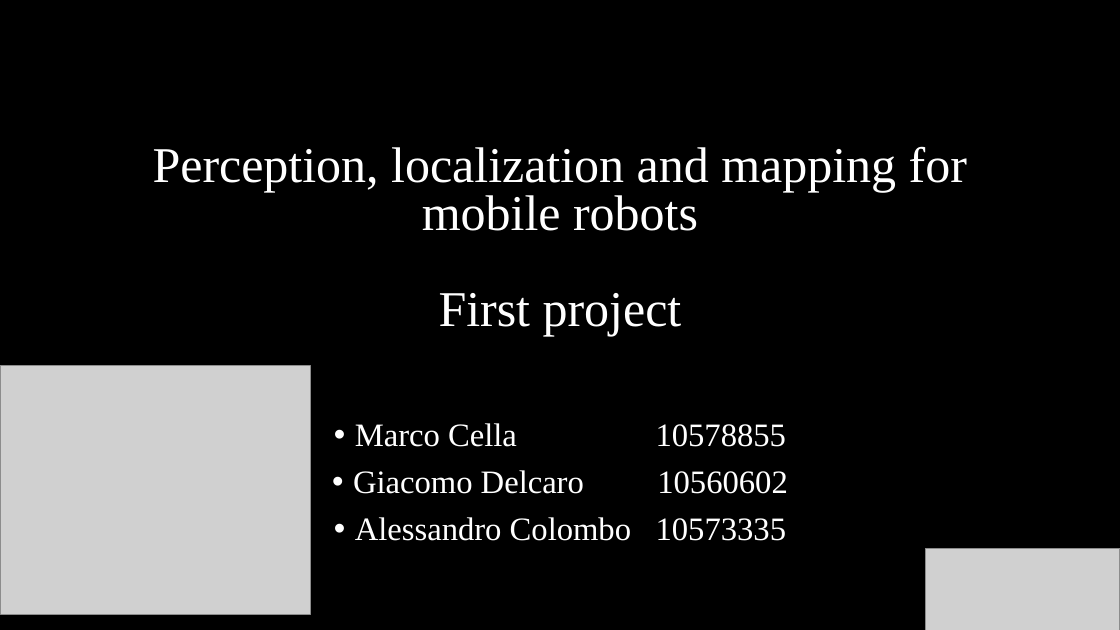
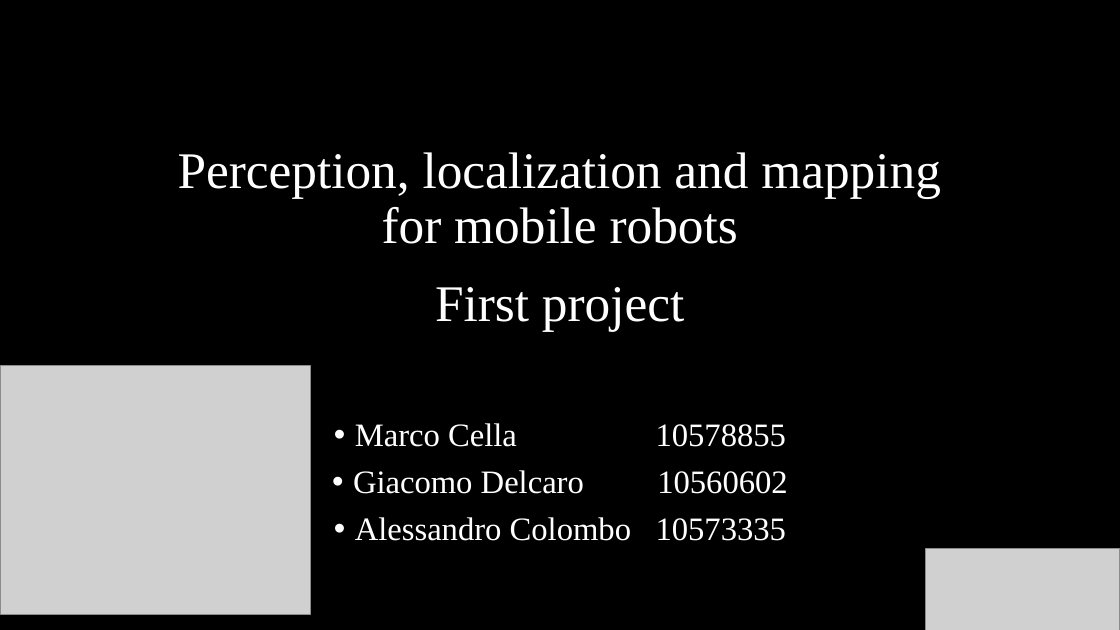
Before and after one commit to marcoCella/scout_ros, a slide deck: slide 1 of project1/Instructions.pptx. Drawn at 1120x630 pixels with LibreOffice and Linux fonts; fonts in the diff are those of the drawing; grey boxes stand for pictures. Boxes give left, top, right and bottom in pixels: in the first picture for what was removed or moved away, otherwise in the second. Text is boxed around its words. In the diff, an @@ line names an element or a change of style, - is before the commit and + after.

```diff
--- a/project1/Instructions.pptx
+++ b/project1/Instructions.pptx
@@ text "Perception, localization and mapping for ..." at (178,152,941,332): size 42.9 to 44 pt; line spacing 0.8 to 0.9 @@
```
Also in this commit, not shown: 5 other slides changed, 10 other files.
